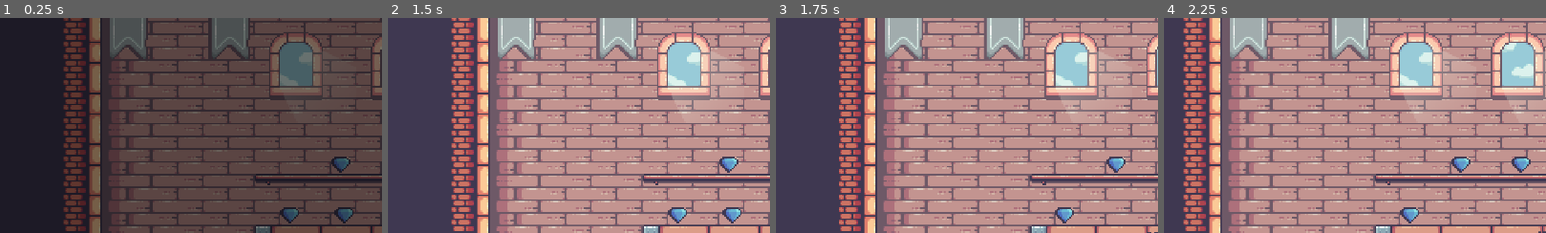
Above: before the commit, frames 1-4 (left to right).
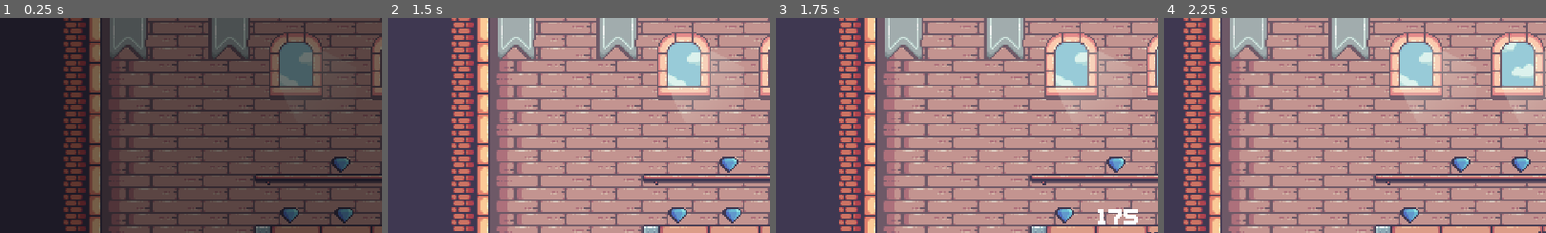
Above: after the commit, the same moments.

Repository: PacktPublishing/Game-Development-Patterns-with-Godot-4
Game: Godot game, scene res://Levels/Level.tscn
Same seed, same stepped clock (60 frames per second), same inputs: the game is played once before the commit and once after it. This scene is started directly instead of the project's main scene.
Inputs:
- Up to frame 1 (0.25 s): no input
- Up to frame 2 (1.5 s): tap Enter at 0.5 s; hold D (move_right) from 0.53 s (still down); tap Z (attack) at 0.6 s; tap Space (jump) at 0.77 s; tap F (interact) at 1.35 s
- Up to frame 3 (1.75 s): keep holding D (move_right); tap Space (jump) at 1.52 s
- Up to frame 4 (2.25 s): release D (move_right) at 2.03 s; hold A (move_left) from 2.03 s (still down); tap Z (attack) at 2.1 s
The pictures show only the part of the screen within x 0-50%, y 28-78%; the shares and areas given below are measured in that part.

Frames 1-2 are identical in both runs. In frame 3, 0.5% of the frame differs, in the area x 84-95%, y 88-97%; in frame 4, nothing differs.

Commit message:
Add Chapter 1 final project

Diff:
--- /dev/null
+++ b/01.understanding-object-oriented-design/Interface/PopLabel/PopLabel.gd
@@ -0,0 +1,10 @@
+extends Node2D
+
+
+@onready var animation_player := $AnimationPlayer
+@onready var label := $PivotMarker2D/Label
+
+func pop(text: String, pop_position: Vector2) -> void:
+	global_position = pop_position
+	label.text = text
+	animation_player.play("pop")
--- /dev/null
+++ b/01.understanding-object-oriented-design/Interface/PopLabel/PopLabel.tscn
@@ -0,0 +1,129 @@
+[gd_scene load_steps=7 format=3 uid="uid://2ifavtxuttds"]
+
+[ext_resource type="Script" path="res://Interface/PopLabel/PopLabel.gd" id="1_7wpuc"]
+[ext_resource type="FontFile" uid="uid://fbxdyn186ebu" path="res://Interface/Fonts/Kenney Thick.ttf" id="1_ewagn"]
+
+[sub_resource type="LabelSettings" id="LabelSettings_qfn6f"]
+font = ExtResource("1_ewagn")
+font_size = 40
+
+[sub_resource type="Animation" id="Animation_gutru"]
+length = 0.001
+tracks/0/type = "value"
+tracks/0/imported = false
+tracks/0/enabled = true
+tracks/0/path = NodePath("PivotMarker2D:scale")
+tracks/0/interp = 1
+tracks/0/loop_wrap = true
+tracks/0/keys = {
+"times": PackedFloat32Array(0),
+"transitions": PackedFloat32Array(1),
+"update": 0,
+"values": [Vector2(1, 1)]
+}
+tracks/1/type = "value"
+tracks/1/imported = false
+tracks/1/enabled = true
+tracks/1/path = NodePath("PivotMarker2D:modulate")
+tracks/1/interp = 1
+tracks/1/loop_wrap = true
+tracks/1/keys = {
+"times": PackedFloat32Array(0),
+"transitions": PackedFloat32Array(1),
+"update": 0,
+"values": [Color(1, 1, 1, 1)]
+}
+tracks/2/type = "value"
+tracks/2/imported = false
+tracks/2/enabled = true
+tracks/2/path = NodePath("PivotMarker2D:position")
+tracks/2/interp = 1
+tracks/2/loop_wrap = true
+tracks/2/keys = {
+"times": PackedFloat32Array(0),
+"transitions": PackedFloat32Array(1),
+"update": 0,
+"values": [Vector2(0, 0)]
+}
+
+[sub_resource type="Animation" id="Animation_3ffo2"]
+resource_name = "pop"
+length = 0.4
+step = 0.01
+tracks/0/type = "value"
+tracks/0/imported = false
+tracks/0/enabled = true
+tracks/0/path = NodePath("PivotMarker2D:scale")
+tracks/0/interp = 1
+tracks/0/loop_wrap = true
+tracks/0/keys = {
+"times": PackedFloat32Array(0, 0.03, 0.05),
+"transitions": PackedFloat32Array(0.5, 1, 1),
+"update": 0,
+"values": [Vector2(1e-05, 1e-05), Vector2(1.5, 1.5), Vector2(1, 1)]
+}
+tracks/1/type = "value"
+tracks/1/imported = false
+tracks/1/enabled = true
+tracks/1/path = NodePath("PivotMarker2D:modulate")
+tracks/1/interp = 1
+tracks/1/loop_wrap = true
+tracks/1/keys = {
+"times": PackedFloat32Array(0.2, 0.4),
+"transitions": PackedFloat32Array(1, 1),
+"update": 0,
+"values": [Color(1, 1, 1, 1), Color(1, 1, 1, 0)]
+}
+tracks/2/type = "value"
+tracks/2/imported = false
+tracks/2/enabled = true
+tracks/2/path = NodePath("PivotMarker2D:position")
+tracks/2/interp = 1
+tracks/2/loop_wrap = true
+tracks/2/keys = {
+"times": PackedFloat32Array(0.2, 0.4),
+"transitions": PackedFloat32Array(1, 1),
+"update": 0,
+"values": [Vector2(0, 0), Vector2(0, -192)]
+}
+tracks/3/type = "method"
+tracks/3/imported = false
+tracks/3/enabled = true
+tracks/3/path = NodePath(".")
+tracks/3/interp = 1
+tracks/3/loop_wrap = true
+tracks/3/keys = {
+"times": PackedFloat32Array(0.4),
+"transitions": PackedFloat32Array(1),
+"values": [{
+"args": [],
+"method": &"queue_free"
+}]
+}
+
+[sub_resource type="AnimationLibrary" id="AnimationLibrary_bass4"]
+_data = {
+"RESET": SubResource("Animation_gutru"),
+"pop": SubResource("Animation_3ffo2")
+}
+
+[node name="PopLabel" type="Node2D"]
+script = ExtResource("1_7wpuc")
+
+[node name="PivotMarker2D" type="Marker2D" parent="."]
+
+[node name="Label" type="Label" parent="PivotMarker2D"]
+offset_left = -64.0
+offset_top = -16.0
+offset_right = 64.0
+offset_bottom = 16.0
+pivot_offset = Vector2(64, 16)
+text = "100"
+label_settings = SubResource("LabelSettings_qfn6f")
+horizontal_alignment = 1
+vertical_alignment = 1
+
+[node name="AnimationPlayer" type="AnimationPlayer" parent="."]
+libraries = {
+"": SubResource("AnimationLibrary_bass4")
+}
--- a/01.understanding-object-oriented-design/Levels/Level.tscn
+++ b/01.understanding-object-oriented-design/Levels/Level.tscn
@@ -130,6 +130,9 @@
 [node name="Diamond5" parent="Diamonds" instance=ExtResource("3_xjngc")]
 position = Vector2(856, 608)
 
+[node name="PopLabels" type="Node2D" parent="."]
+z_index = 1
+
 [node name="Camera2D" type="Camera2D" parent="."]
 position = Vector2(512, 856)
 limit_left = 0
--- a/01.understanding-object-oriented-design/Objects/Diamond/Diamond.gd
+++ b/01.understanding-object-oriented-design/Objects/Diamond/Diamond.gd
@@ -1,5 +1,11 @@
 extends RigidBody2D
+
+@export var pop_label_scene = preload("res://Interface/PopLabel/PopLabel.tscn")
+@export var score = 175
 
 
 func _on_interactive_area_2d_interaction_available():
+	var pop_label = pop_label_scene.instantiate()
+	find_parent("Level").find_child("PopLabels").add_child(pop_label)
+	pop_label.pop(str(score), global_position)
 	queue_free()
